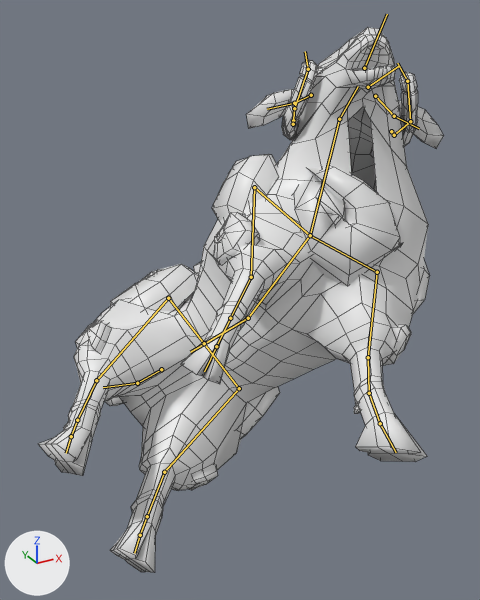
Two versions of the FBX model Assets/Models/Characters/Animals/Sheep anim.fbx, one commit apart.
Rendered twice from a 50 mm camera at (-0.694, -1.302, 1.108) aimed at (-0.08, -0.186, 0.55). Lighting does not change. The marker at lower left points along +X, +Y and +Z. Both versions are drawn at frame 19 of the action 'Armature|Sheep_DEAD'; the numbers are the values there. The bones that bend it are drawn over the model as lines. Mesh edges are drawn as thin lines.

Objects in the first picture: 'body', 'body.001', 'body.002'.
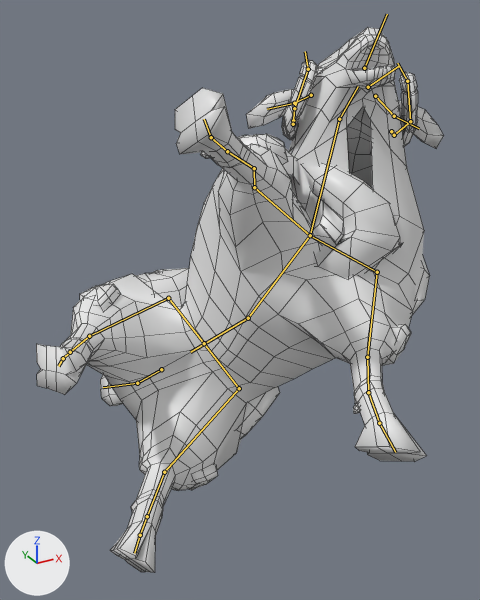
Location of each change, [x1, y1, x2, y2] in pixels of the pictures (480 x 600 px):
'body', posed: before [38, 27, 444, 573]; after [36, 27, 444, 573]
'body.001', posed: before [75, 154, 430, 490]; after [80, 134, 430, 490]
'body.002', posed (7% narrower): before [293, 166, 403, 286]; after [301, 163, 403, 278]
bone 'Femur_D', root to tip: before (254, 187) to (251, 277); after (254, 187) to (254, 168)
bone 'FemurT_D', root to tip: before (168, 298) to (96, 380); after (168, 298) to (89, 336)
bone 'PernaT_D', root to tip: before (96, 380) to (77, 420); after (89, 336) to (70, 352)

What changed in the scene script:
```text
Change bone_femur_d:
    where bone_femur_d = bpy.data.objects['Armature'].pose.bones['Femur_D']  # child of 'OMBRO_D'
    bone_femur_d.rotation_quaternion: (0.992, -0.008, 0.003, 0.128) -> (0.853, 0.205, -0.441, -0.192)  # degrees (-1, 0, 15) -> degrees (45, -42, -43)
Change bone_femurt_d:
    where bone_femurt_d = bpy.data.objects['Armature'].pose.bones['FemurT_D']  # child of 'Anca_D'
    bone_femurt_d.rotation_quaternion: (0.968, -0.134, -0.144, 0.155) -> (0.912, -0.086, -0.231, 0.329)  # degrees (-18, -14, 20) -> degrees (-19, -21, 43)
Change bone_pernat_d:
    where bone_pernat_d = bpy.data.objects['Armature'].pose.bones['PernaT_D']  # child of 'FemurT_D'
    bone_pernat_d.rotation_quaternion: (0.988, -0.006, 0.047, -0.146) -> (0.995, -0.004, -0.033, -0.092)  # degrees (-1, 5, -17) -> degrees (0, -4, -11)
```
